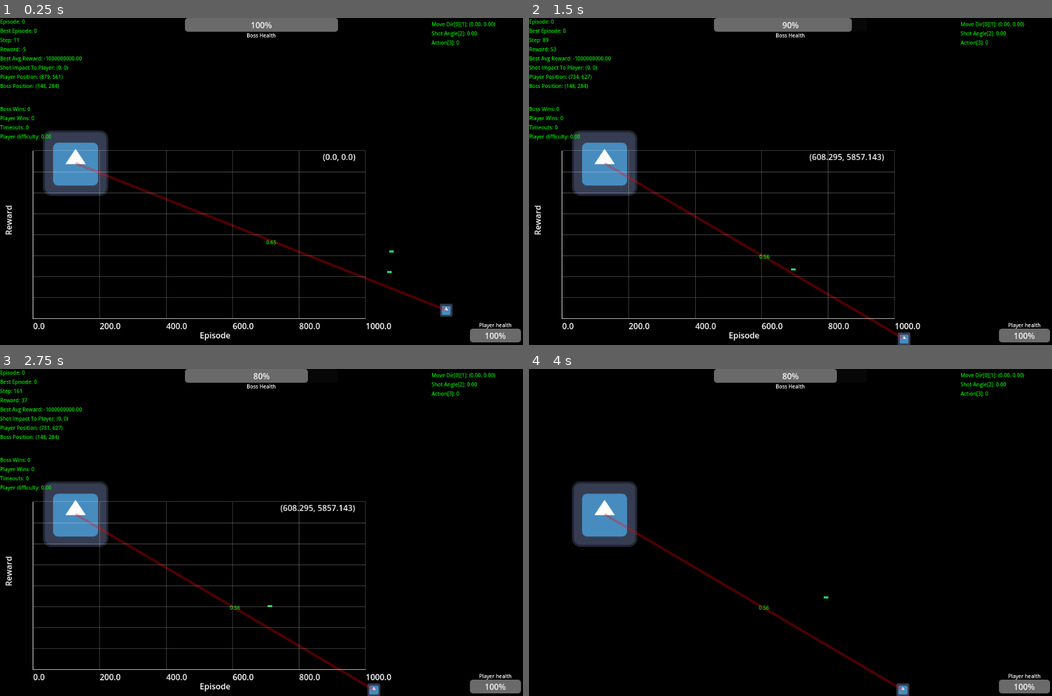
Above: before the commit, frames 1-4 (two rows, left to right).
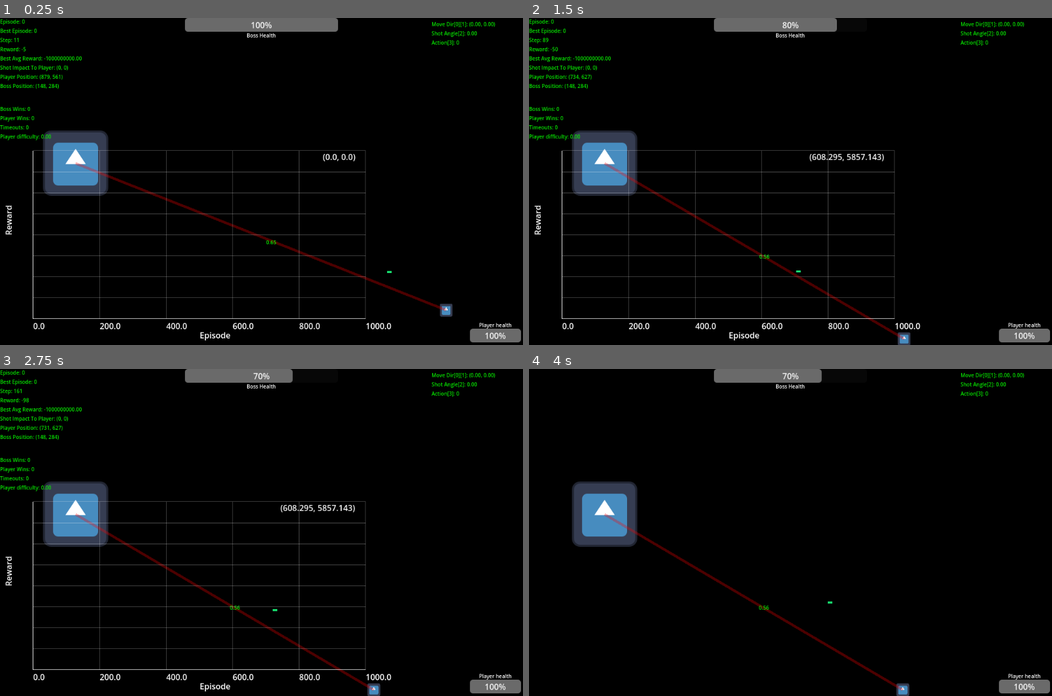
Above: after the commit, the same moments.

Repository: ElTomyDev/jueguito-para-los-pibardos-2
Game: Godot game, scene res://assets/scenes/worlds/level_1.tscn
Same seed, same stepped clock (60 frames per second), same inputs: the game is played once before the commit and once after it. The engine's default icon, where the game draws it, is replaced by a stand-in: a white triangle on a blue panel in a dark square.
Inputs (mouse positions are in pixels of both pictures, inside the frame that each line leads up to):
- Up to frame 1 (0.25 s): no input
- Up to frame 2 (1.5 s): tap Enter at 0.5 s; move the mouse to (764, 246) at 0.52 s; press the mouse at (764, 246) at 0.53 s; move the mouse to (947, 230) at 1.27 s; release the mouse at (947, 230) at 1.28 s; tap M (is_automatic_player) at 1.35 s
- Up to frame 3 (2.75 s): click (418, 581) at 1.55 s; move the mouse to (104, 483) at 2.02 s; press the mouse at (104, 483) at 2.03 s
- Up to frame 4 (4 s): tap Space at 2.75 s; move the mouse to (816, 532) at 2.77 s; release the mouse at (816, 532) at 2.78 s; tap O (toggle_graphs) at 2.85 s; click (816, 532) at 3.05 s; tap Enter at 3.5 s; move the mouse to (712, 450) at 3.52 s; press the mouse at (712, 450) at 3.53 s; tap I (toggle_train_info) at 3.6 s

The runs differ from the first frame. In frame 1, less than 0.1% of the frame differs, in the area x 74-76%, y 71-72%; in frame 2, 0.2%; in frame 3, 0.2%, in the area x 4-59%, y 0-75%; in frame 4, 0.2%.

Commit message:
Ahora guarda mejores modelos

Diff:
--- a/assets/scripts/attacks/shot_attack.gd
+++ b/assets/scripts/attacks/shot_attack.gd
@@ -54,10 +54,9 @@
 
 	if Input.is_action_pressed("shot"):
 		fire_timer -= minf(delta, 0.1)
-
-	if fire_timer <= 0:
-		_shot()
-		fire_timer = fire_rate
+		if fire_timer <= 0:
+			_shot()
+			fire_timer = fire_rate
 
 func _shot(custom_dir: Vector2 = Vector2.ZERO) -> void:
 	var bullet_instance = bullet.instantiate()
Not shown, changed: assets/scripts/train_server.py
